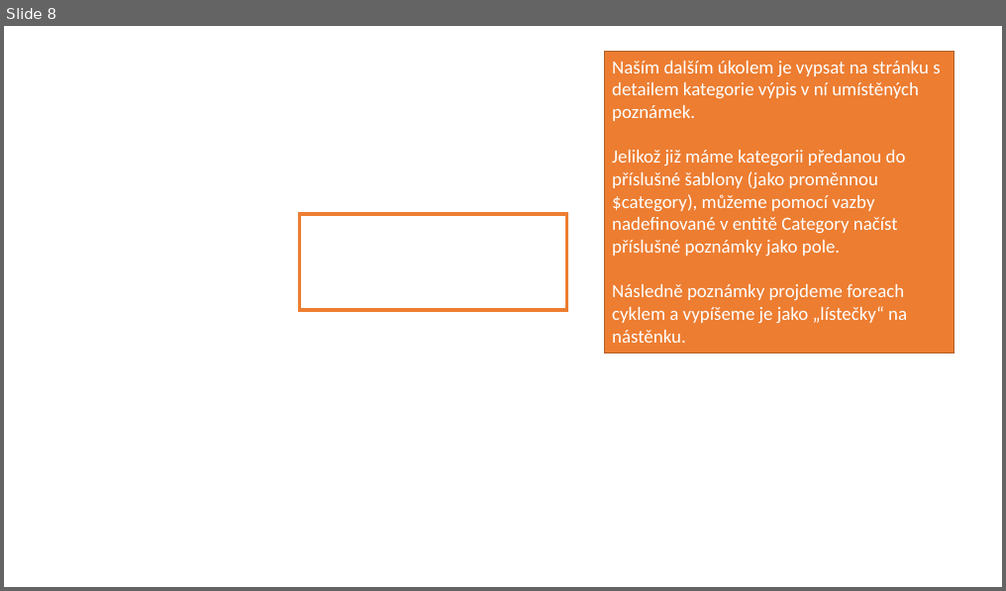
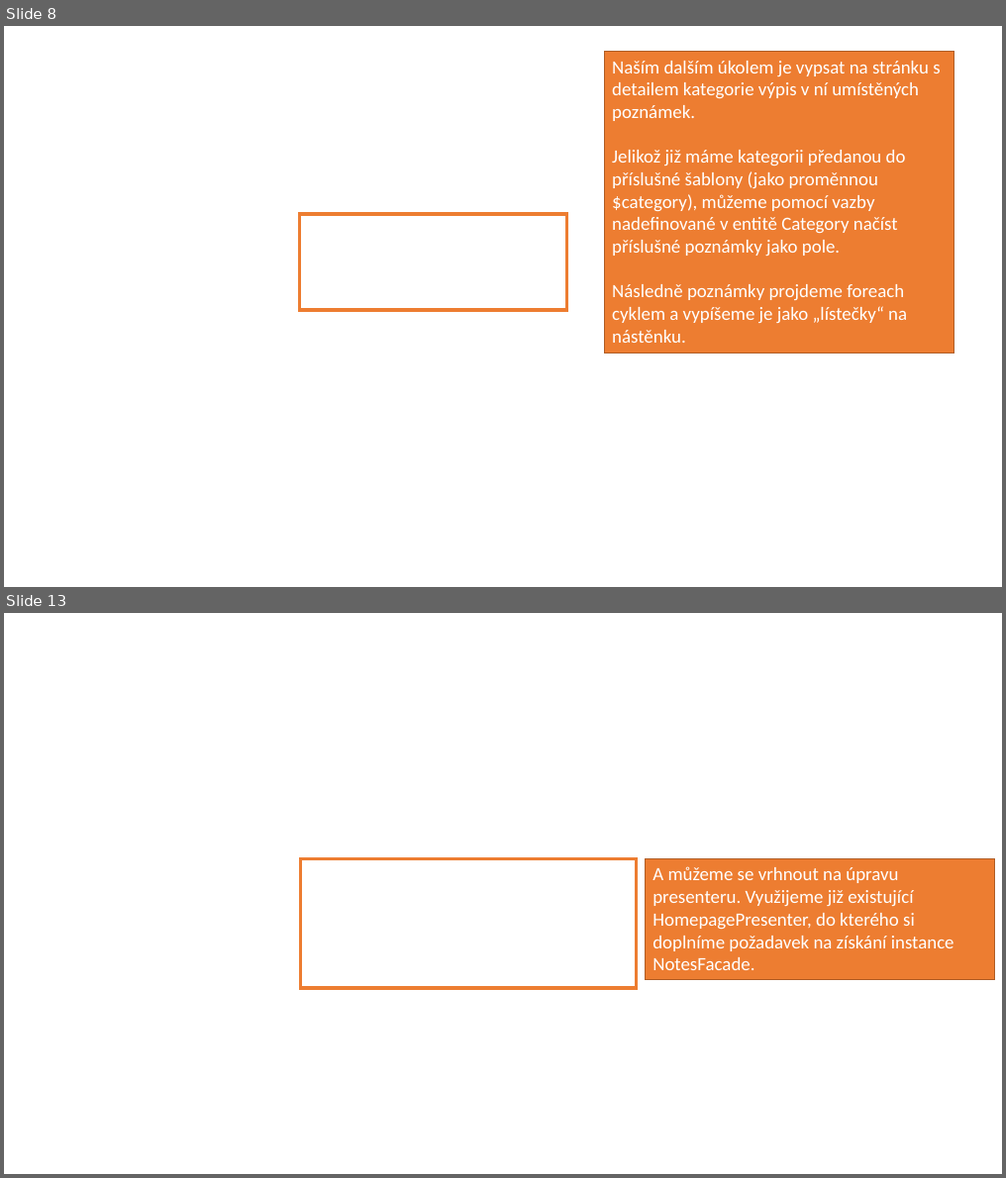
Before and after one commit to 4iz571/cviceni, a slide deck: 03-model/notes-leanmapper-reseni.pptx. Shown one above the other, each under a label of ours: slide 8 before the commit, slides 8 and 13 after it; the slides between them are not shown. The pictures are 1006x591 and 1006x1178 pixels, drawn with LibreOffice and Linux fonts; fonts in the diff are those of the drawing; background and template pictures are left out. Boxes give left, top, right and bottom in pixels: in the first picture for what was removed or moved away, otherwise in the second. Text is boxed around its words. In the diff, an @@ line names an element or a change of style, - is before the commit and + after.

```diff
--- a/03-model/notes-leanmapper-reseni.pptx
+++ b/03-model/notes-leanmapper-reseni.pptx
@@ slide 13 added at (4,613,1002,1174), background picture (left out) @@
@@ rectangle added at (300,860,636,989), outline #ED7D31 3 pt @@
@@ rectangle added at (646,860,995,980), fill #ED7D31, outline #AF5C24 1 pt, 18 pt, text #FFFFFF @@
+A můžeme se vrhnout na úpravu presenteru. Využijeme již existující HomepagePresenter, do kterého si doplníme požadavek na získání instance NotesFacade.
```
Also in this commit, not shown: 1 slide changed, 6 other slides added.
